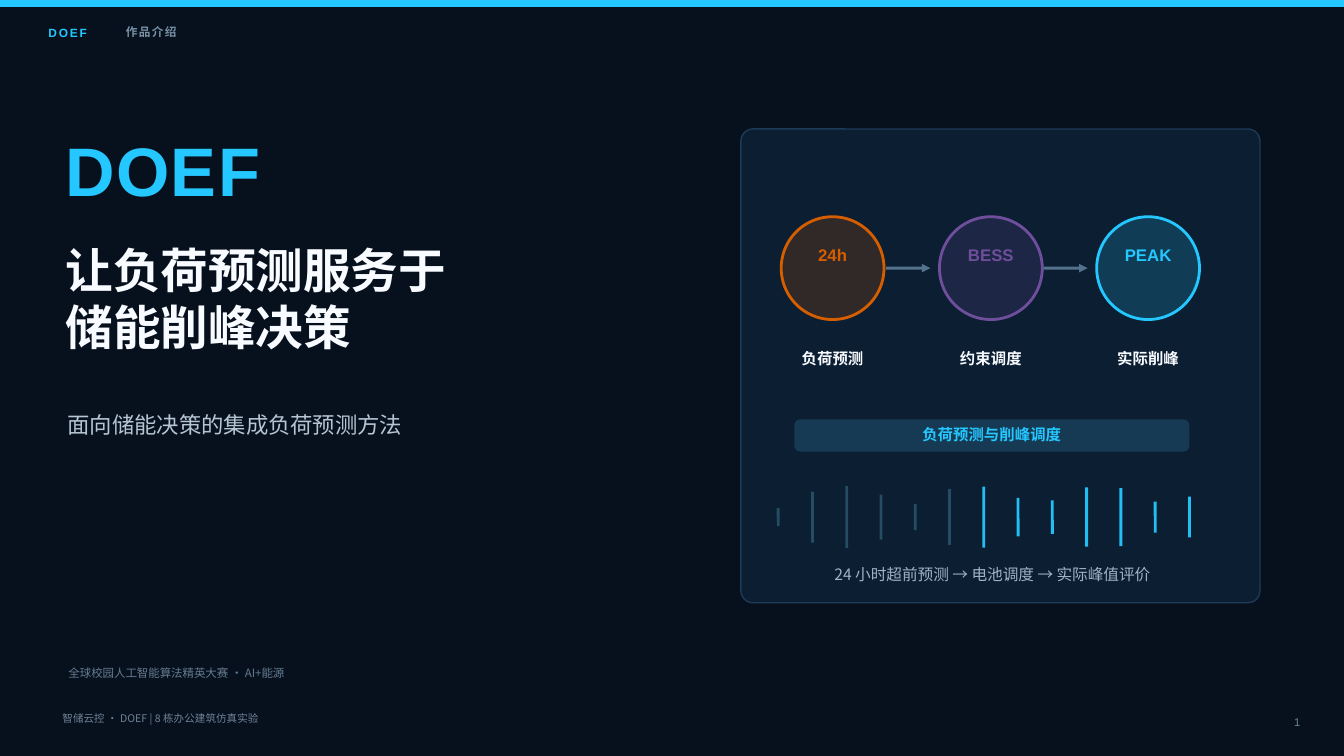
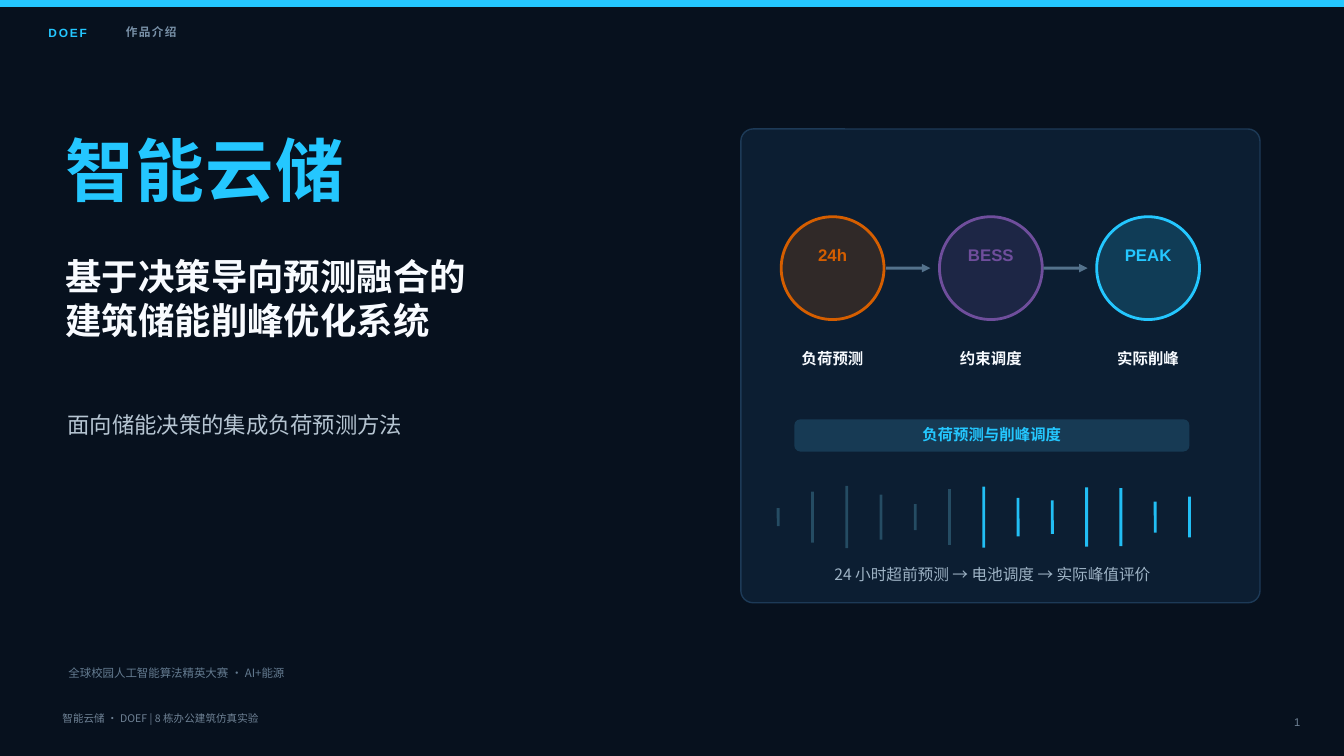
Before and after one commit to m3145284542-dotcom/zhichu-yunkong, a slide deck: slide 1 of outputs/submission/DOEF_Competition_Presentation.pptx. Drawn at 1344x756 pixels with LibreOffice and Linux fonts; fonts in the diff are those of the drawing. Boxes give left, top, right and bottom in pixels: in the first picture for what was removed or moved away, otherwise in the second. Text is boxed around its words. In the diff, an @@ line names an element or a change of style, - is before the commit and + after.

```diff
--- a/outputs/submission/DOEF_Competition_Presentation.pptx
+++ b/outputs/submission/DOEF_Competition_Presentation.pptx
@@ text at bbox=[65, 137, 343, 203]: text changed @@
-DOEF
+智能云储
@@ text at bbox=[65, 259, 466, 338]: text changed; size 34 to 26 pt @@
-让负荷预测服务于
-储能削峰决策
+基于决策导向预测融合的
+建筑储能削峰优化系统
@@ text at bbox=[62, 713, 258, 723]: text changed @@
-智储云控 · DOEF | 8 栋办公建筑仿真实验
+智能云储 · DOEF | 8 栋办公建筑仿真实验
```
Also in this commit, not shown: 22 other slides changed, 39 other files.
